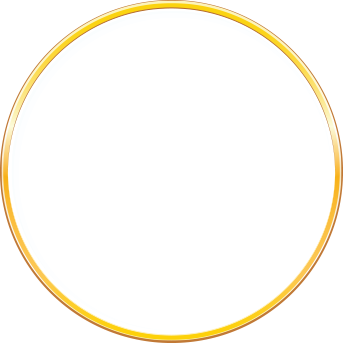
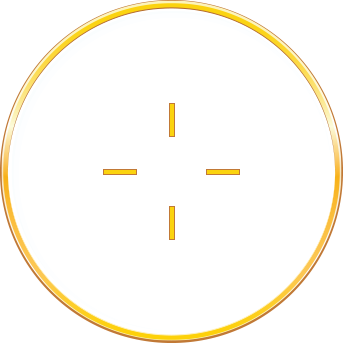
Revision of a layered 343 × 343 image; what changed, layer by layer:
added layer "Shape 2 copy" above "Shape 2" over [103, 169, 137, 175]
added layer "Shape 2" above "Shape 1 copy" over [206, 169, 240, 175]
added layer "Shape 1 copy" above "Shape 1" over [169, 206, 175, 240]
added layer "Shape 1" above "Vector Smart Object" over [169, 103, 175, 137]
